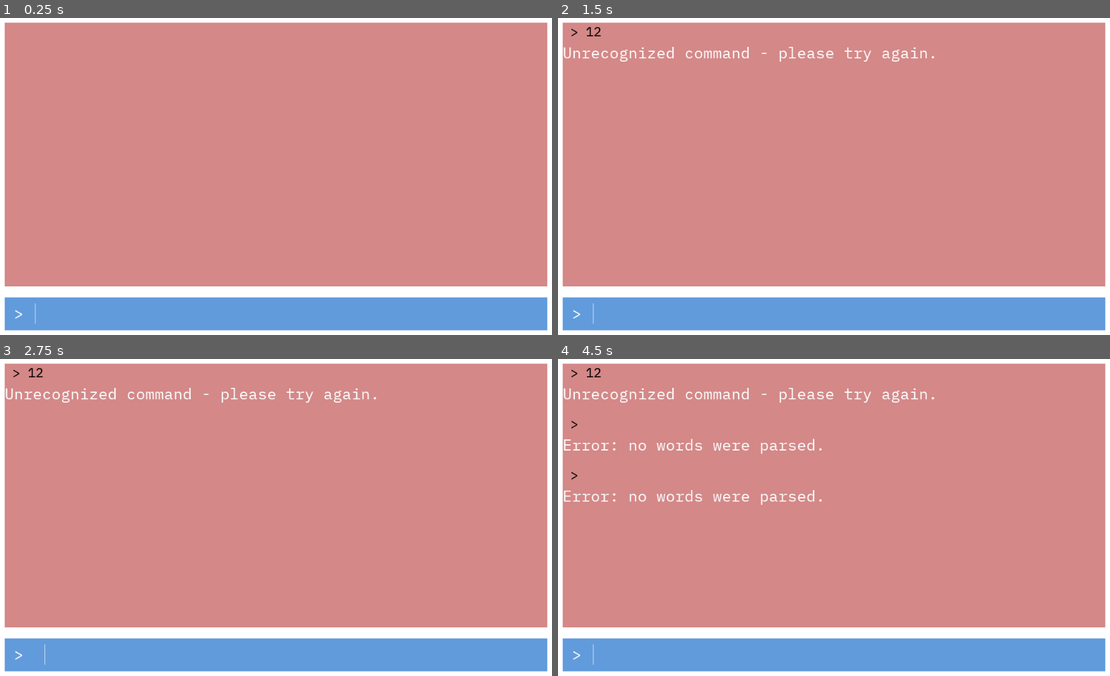
Above: before the commit, frames 1-4 (two rows, left to right).
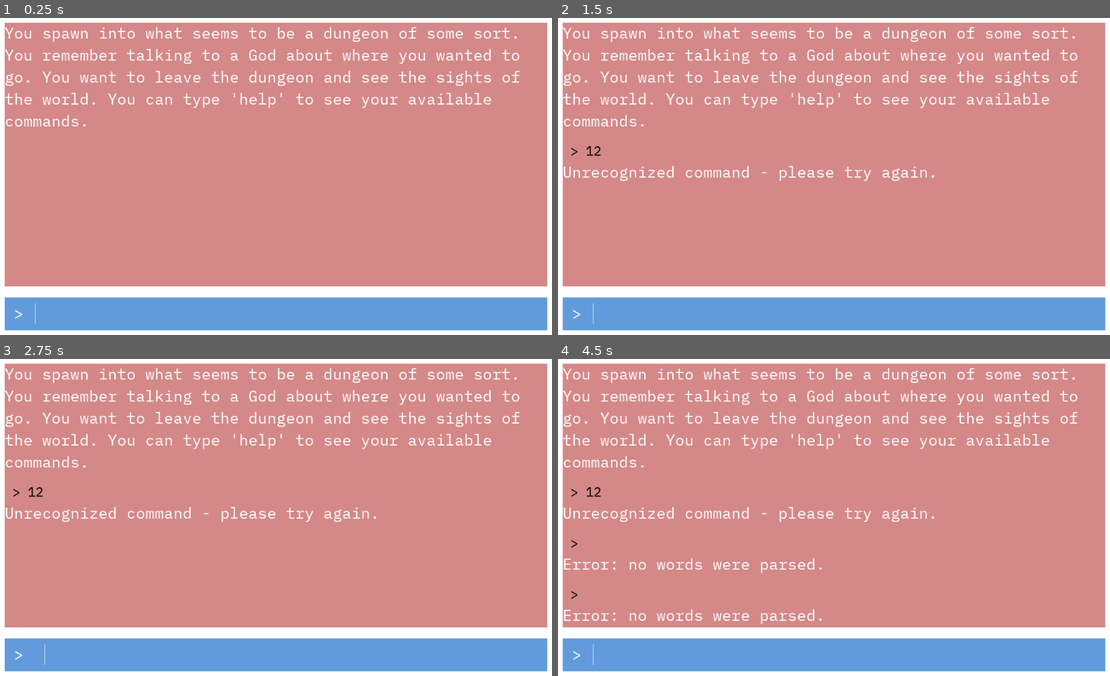
Above: after the commit, the same moments.

Repository: DesertDragen/Text-Adventure-Game
Game: Godot game, scene res://Game.tscn
Two runs of this game, one before a commit and one after it. Both use one fixed random seed, a clock stepped at 60 frames per second and the inputs below.
Inputs (mouse positions are in pixels of both pictures, inside the frame that each line leads up to):
- Up to frame 1 (0.25 s): no input
- Up to frame 2 (1.5 s): click (850, 312) at 0.52 s; type "12" at 0.6 s; tap Enter at 1.25 s
- Up to frame 3 (2.75 s): tap Space at 2 s
- Up to frame 4 (4.5 s): tap Enter at 2.75, 4.25 s; tap Space at 3.5 s

The runs differ from the first frame. In frame 1, 3.6% of the frame differs, in the area x 0-95%, y 2-35%; in frame 2, 4.7%; in frame 3, 4.7%; in frame 4, 6.5%, in the area x 0-95%, y 2-84%.

Commit message:
Added a start message

Diff:
--- a/Game.tscn
+++ b/Game.tscn
@@ -58,6 +58,10 @@
 scroll_horizontal_enabled = false
 
 [node name="HistoryRows" type="VBoxContainer" parent="Background/MarginContainer/Rows/GameInfo/Scroll"]
+margin_right = 984.0
+margin_bottom = 480.0
+size_flags_horizontal = 3
+size_flags_vertical = 3
 custom_constants/separation = 20
 
 [node name="InputArea" type="PanelContainer" parent="Background/MarginContainer/Rows"]
--- /dev/null
+++ b/scenes/InputHistroy.tscn
@@ -0,0 +1,11 @@
+[gd_scene load_steps=2 format=2]
+
+[ext_resource path="res://fonts/plex_mono_24.tres" type="DynamicFont" id=1]
+
+[node name="InputHistroy" type="Label"]
+margin_right = 984.0
+margin_bottom = 32.0
+custom_colors/font_color = Color( 0, 0, 0, 1 )
+custom_fonts/font = ExtResource( 1 )
+text = " > This is what the user typed"
+autowrap = true
--- a/scenes/InputResponse.tscn
+++ b/scenes/InputResponse.tscn
@@ -1,7 +1,7 @@
 [gd_scene load_steps=4 format=2]
 
-[ext_resource path="res://fonts/plex_mono_28.tres" type="DynamicFont" id=1]
-[ext_resource path="res://fonts/plex_mono_24.tres" type="DynamicFont" id=2]
+[ext_resource path="res://scenes/InputHistroy.tscn" type="PackedScene" id=1]
+[ext_resource path="res://scenes/Response.tscn" type="PackedScene" id=2]
 [ext_resource path="res://scripts/InputResponse.gd" type="Script" id=3]
 
 [node name="InputResponse" type="VBoxContainer"]
@@ -9,16 +9,6 @@
 margin_bottom = 73.0
 script = ExtResource( 3 )
 
-[node name="InputHistroy" type="Label" parent="."]
-margin_right = 984.0
-margin_bottom = 32.0
-custom_colors/font_color = Color( 0, 0, 0, 1 )
-custom_fonts/font = ExtResource( 2 )
-text = " > This is what the user typed"
+[node name="InputHistroy" parent="." instance=ExtResource( 1 )]
 
-[node name="Response" type="Label" parent="."]
-margin_top = 36.0
-margin_right = 984.0
-margin_bottom = 73.0
-custom_fonts/font = ExtResource( 1 )
-text = "This is what the game returns"
+[node name="Response" parent="." instance=ExtResource( 2 )]
--- /dev/null
+++ b/scenes/Response.tscn
@@ -0,0 +1,11 @@
+[gd_scene load_steps=2 format=2]
+
+[ext_resource path="res://fonts/plex_mono_28.tres" type="DynamicFont" id=1]
+
+[node name="Response" type="Label"]
+margin_top = 36.0
+margin_right = 984.0
+margin_bottom = 73.0
+custom_fonts/font = ExtResource( 1 )
+text = "This is what the game returns"
+autowrap = true
--- a/scripts/Game.gd
+++ b/scripts/Game.gd
@@ -2,6 +2,7 @@
 
 # Storing the data of the InputResponse scene
 const InputResponse = preload("res://scenes/InputResponse.tscn")
+const Response = preload("res://scenes/Response.tscn")
 
 # This value can be edited in the editor
 export (int) var max_lines_remembered := 30
@@ -19,6 +20,9 @@
 	scrollbar.connect("changed", self, "handle_scrollbar_changed")
 	# Set a max baseline for the scroll length
 	max_scroll_length = scrollbar.max_value
+	var starting_message = Response.instance()
+	starting_message.text = "You spawn into what seems to be a dungeon of some sort. You remember talking to a God about where you wanted to go. You want to leave the dungeon and see the sights of the world. You can type 'help' to see your available commands."
+	add_response_to_game(starting_message)
 
 
 # Only scroll down when the max value of the scrollbar changes
@@ -39,9 +43,13 @@
 	var response = command_processor.process_command(new_text)
 	# Sending the new_text to the function in InputResponse script
 	input_response.set_text(new_text, response)
+
+	add_response_to_game(input_response)
+
+
+func add_response_to_game(response: Control):
 	# Adding the instance of the scene as a child of the history_rows node
-	history_rows.add_child(input_response)
-
+	history_rows.add_child(response)
 	delete_history_beyond_limit()
 
 
